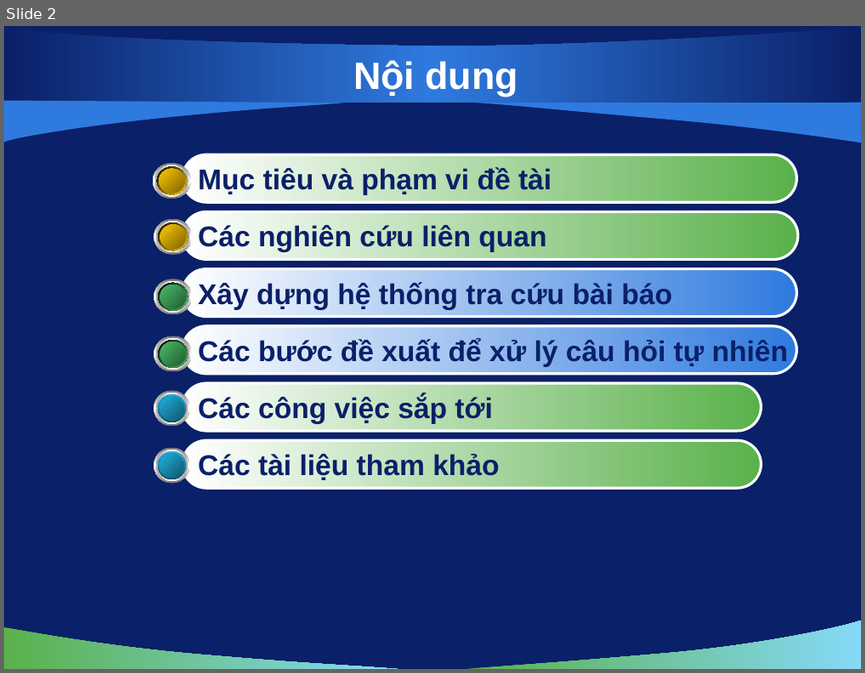
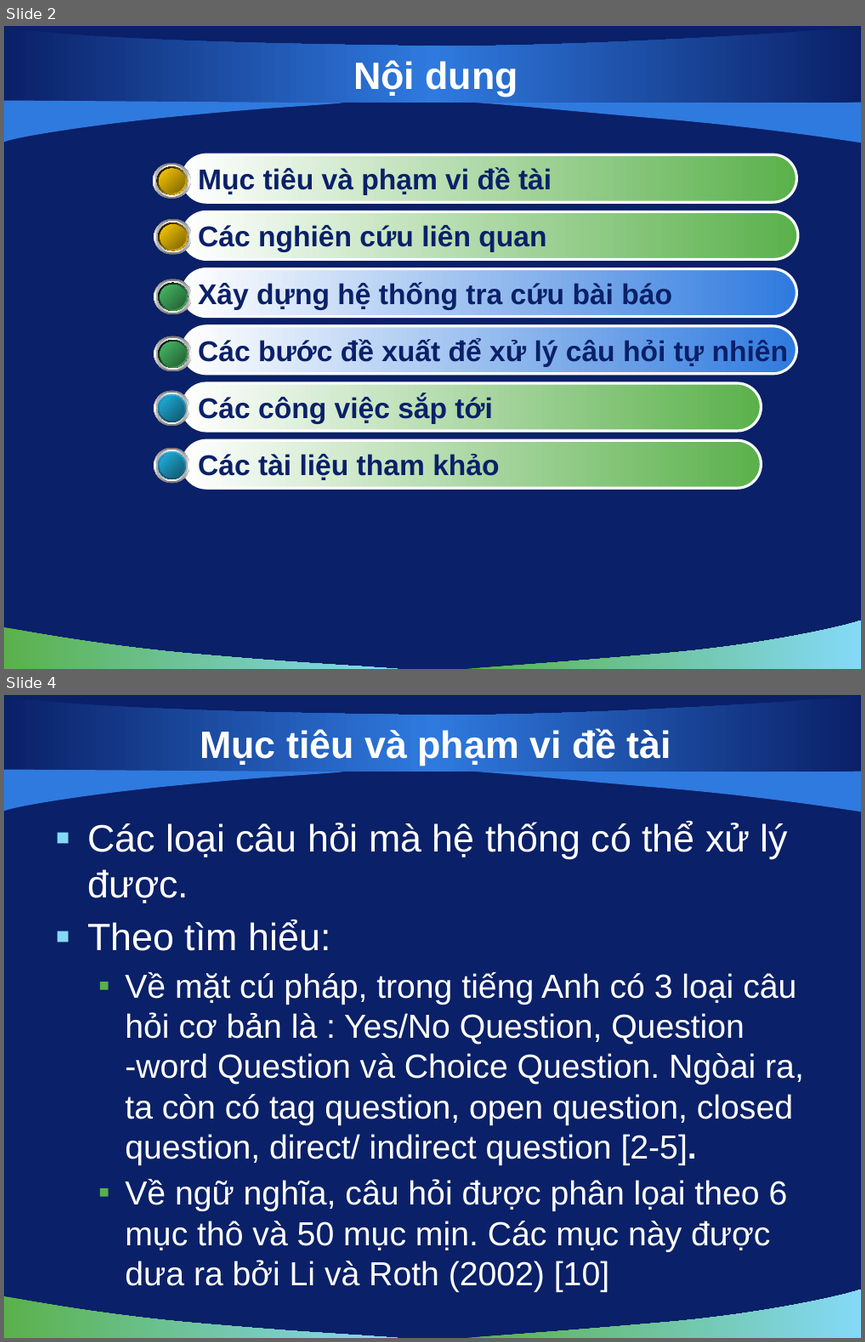
Before and after one commit to hungntit/filnalproject, a slide deck: De Cuong/bao cao 03-12-2010.pptx. Shown one above the other, each under a label of ours: slide 2 before the commit, slides 2 and 4 after it; the slides between them are not shown. The pictures are 865x673 and 865x1342 pixels, drawn with LibreOffice and Linux fonts; fonts in the diff are those of the drawing; background and template pictures are left out. Boxes give left, top, right and bottom in pixels: in the first picture for what was removed or moved away, otherwise in the second. Text is boxed around its words. In the diff, an @@ line names an element or a change of style, - is before the commit and + after.

```diff
--- a/De Cuong/bao cao 03-12-2010.pptx
+++ b/De Cuong/bao cao 03-12-2010.pptx
@@ slide 4 added at (x1=4, y1=695, x2=861, y2=1338), background picture (left out); not listed: 5 template elements that a slide beside it also shows @@
@@ title added at (x1=200, y1=728, x2=671, y2=766), 32 pt, text #FFFFFF, bold @@
+Mục tiêu và phạm vi đề tài
@@ text added at (x1=87, y1=822, x2=804, y2=1292), 28 pt, text #FFFFFF @@
+▪ Các loại câu hỏi mà hệ thống có thể xử lý được.
+▪ Theo tìm hiểu:
+  ▪ Về mặt cú pháp, trong tiếng Anh có 3 loại câu hỏi cơ bản là : Yes/No Question, Question -word Question và Choice Question. Ngòai ra, ta còn có tag question, open question, closed question, direct/ indirect question [2-5].
+  ▪ Về ngữ nghĩa, câu hỏi được phân lọai theo 6 mục thô và 50 mục mịn. Các mục này được dưa ra bởi Li và Roth (2002) [10]
```
Also in this commit, not shown: 1 slide changed, 10 other slides added.
